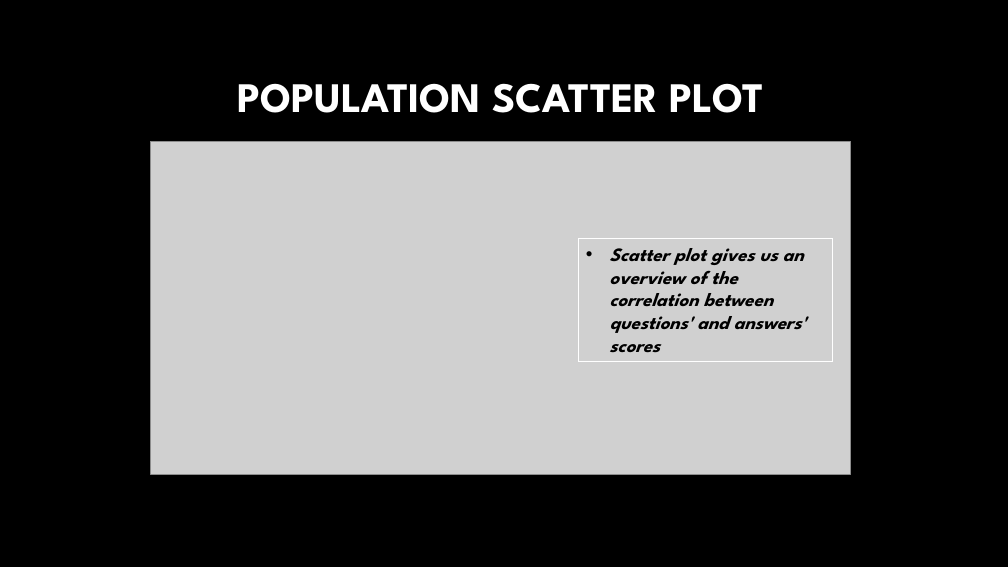
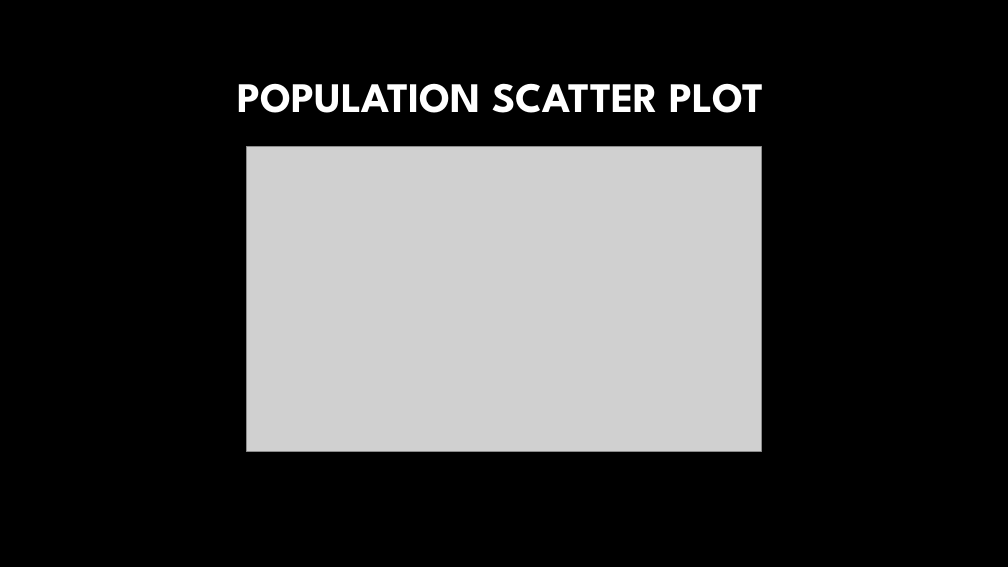
Before and after one commit to fosshie/tnn, a slide deck: slide 5 of PPAnalysis.pptx (slide 6 before the commit). Drawn at 1008x567 pixels with LibreOffice and Linux fonts; fonts in the diff are those of the drawing; grey boxes stand for pictures; background and template pictures are left out. Boxes give left, top, right and bottom in pixels: in the first picture for what was removed or moved away, otherwise in the second. Text is boxed around its words. In the diff, an @@ line names an element or a change of style, - is before the commit and + after.

```diff
--- a/PPAnalysis.pptx
+++ b/PPAnalysis.pptx
@@ picture: place and size @@
-picture at (150,141,851,474)
+picture at (247,147,761,452)
@@ rectangle removed at (578,239,833,361) @@
-• Scatter plot gives us an overview of the correlation between questions' and answers' scores
```
Also in this commit, not shown: 2 other slides changed, 5 slides added, 7 slides removed, 2 other files.
